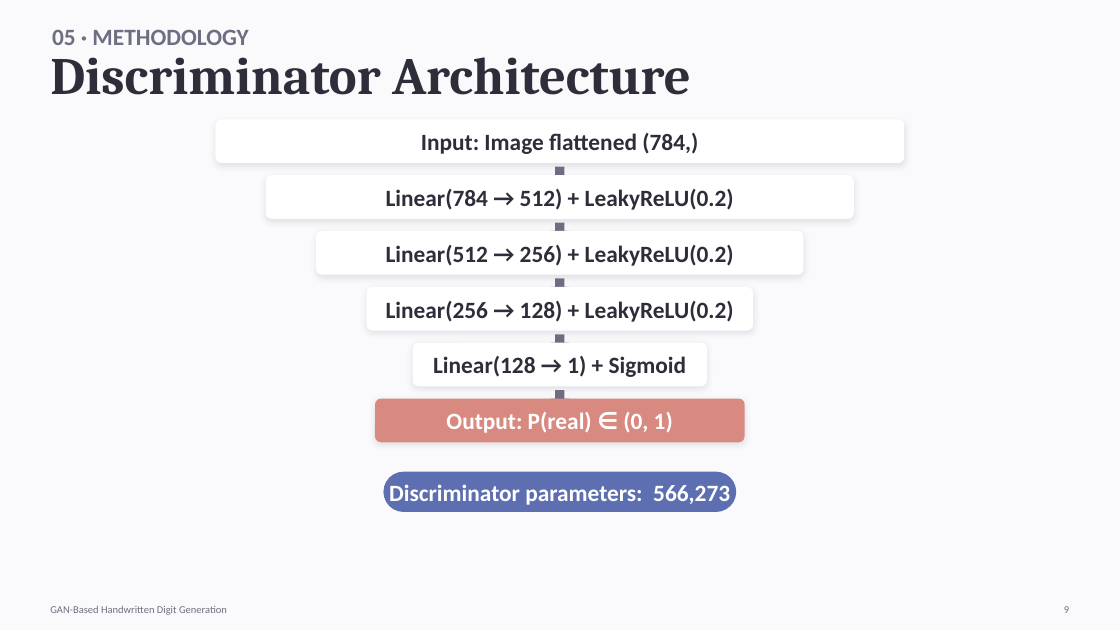
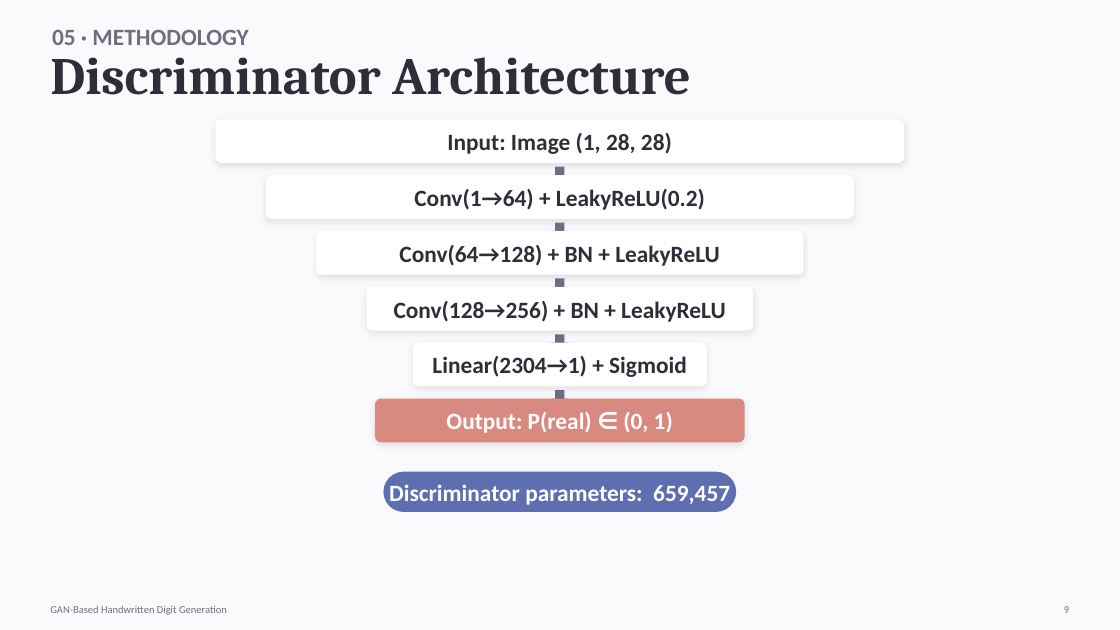
Before and after one commit to Stoobyy/gan-handwriting, a slide deck: slide 9 of Presentation PPT/Presentation PPT.pptx. Drawn at 1120x630 pixels with LibreOffice and Linux fonts; fonts in the diff are those of the drawing. Boxes give left, top, right and bottom in pixels: in the first picture for what was removed or moved away, otherwise in the second. Text is boxed around its words. In the diff, an @@ line names an element or a change of style, - is before the commit and + after.

```diff
--- a/Presentation PPT/Presentation PPT.pptx
+++ b/Presentation PPT/Presentation PPT.pptx
@@ text at bbox=[447, 133, 672, 154]: text changed @@
-Input: Image flattened (784,)
+Input: Image (1, 28, 28)
@@ text at bbox=[414, 189, 705, 210]: text changed @@
-Linear(784 → 512) + LeakyReLU(0.2)
+Conv(1→64) + LeakyReLU(0.2)
@@ text at bbox=[399, 245, 720, 266]: text changed @@
-Linear(512 → 256) + LeakyReLU(0.2)
+Conv(64→128) + BN + LeakyReLU
@@ text at bbox=[394, 301, 726, 322]: text changed @@
-Linear(256 → 128) + LeakyReLU(0.2)
+Conv(128→256) + BN + LeakyReLU
@@ text at bbox=[432, 356, 687, 377]: text changed @@
-Linear(128 → 1) + Sigmoid
+Linear(2304→1) + Sigmoid
@@ text at bbox=[389, 484, 730, 507]: text changed @@
-Discriminator parameters: 566,273
+Discriminator parameters: 659,457
```
Also in this commit, not shown: 11 other slides changed, 14 other files.
